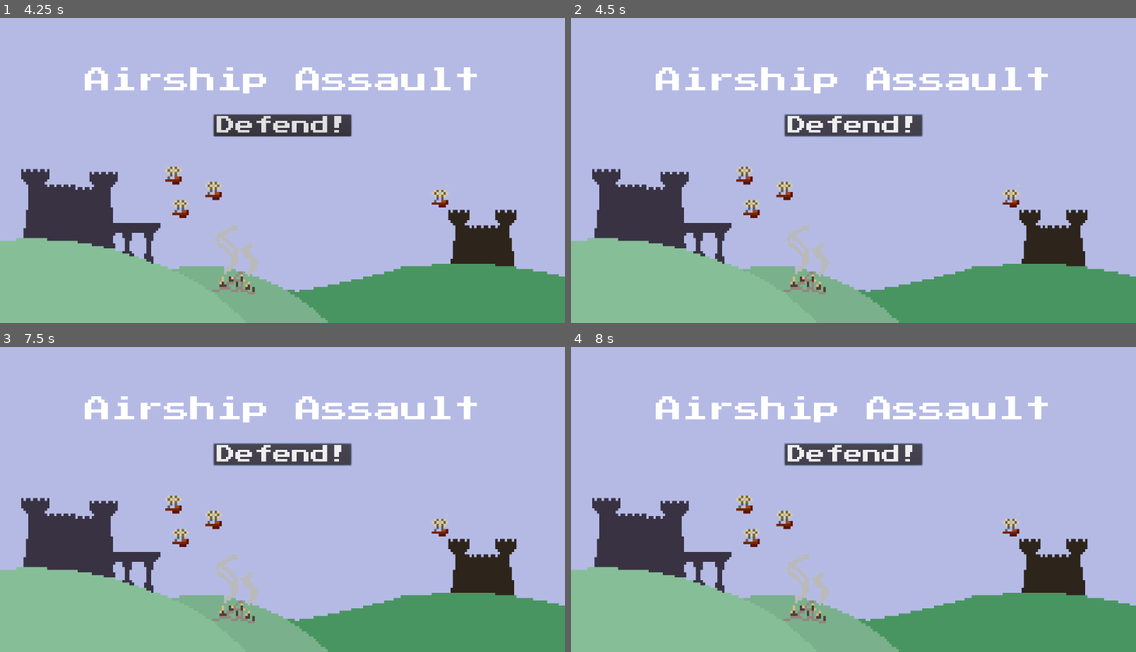
Above: before the commit, frames 1-4 (two rows, left to right).
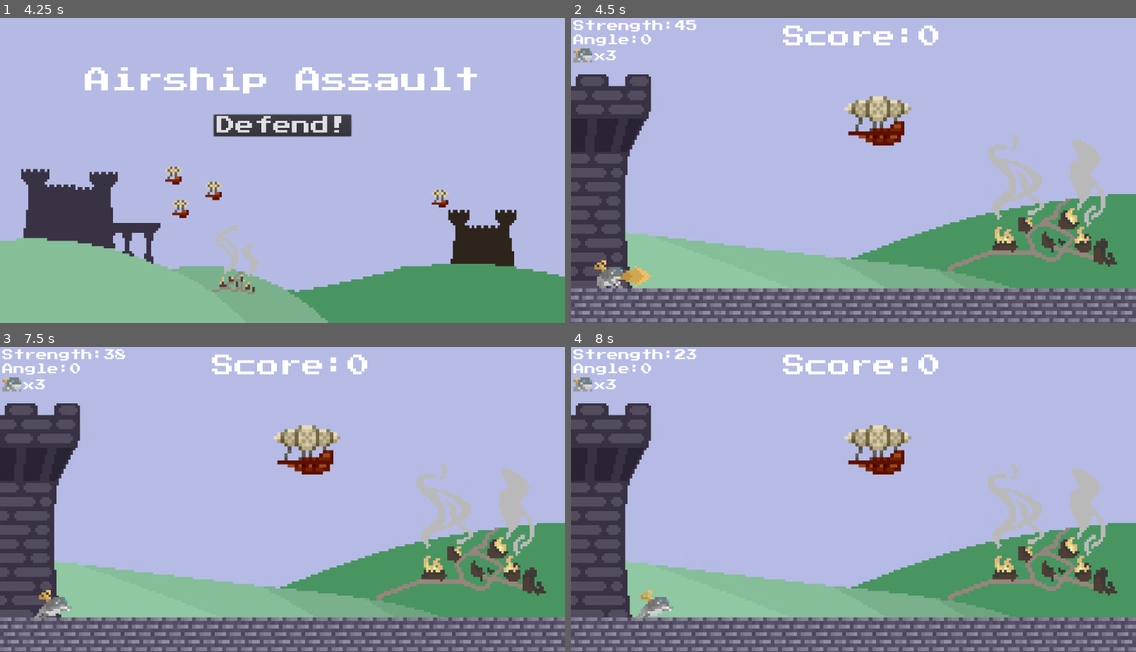
Above: after the commit, the same moments.

Repository: lthammond/CS315-P1-Airship_Assault
Game: Godot game, scene res://src/Title.tscn
Two runs of this game, one before a commit and one after it. Both use one fixed random seed, a clock stepped at 60 frames per second and the inputs below.
Inputs (mouse positions are in pixels of both pictures, inside the frame that each line leads up to):
- Up to frame 1 (4.25 s): hold Down (decrease_angle) 0.53-1.28 s; tap Left (decrease_strength) at 1.35 s; hold Up (increase_angle) 2.03-2.78 s; tap Right (increase_strength) at 2.85 s; tap Space (launch) at 3.6 s
- Up to frame 2 (4.5 s): click "Defend!" at 4.25 s
- Up to frame 3 (7.5 s): click (282, 453) at 5 s, where only the run before the commit has a clickable "Defend!"; click (282, 453) at 5.75 s, where only the run before the commit has a clickable "Defend!"; tap Enter at 6.5 s; tap Down (decrease_angle) at 6.6 s; tap Space (launch) at 7.25 s; hold Left (decrease_strength) from 7.28 s (still down)
- Up to frame 4 (8 s): keep holding Left (decrease_strength)

Frame 1 is identical in both runs. In frame 2, 41% of the frame differs, in the area x 0-100%, y 0-100%; in frame 3, 41%; in frame 4, 41%.

Commit message:
Fix issue with TileMap caused by deleting placeholder

Diff:
--- a/project/src/Level.tscn
+++ b/project/src/Level.tscn
@@ -1,41 +1,16 @@
-[gd_scene load_steps=20 format=2]
+[gd_scene load_steps=18 format=2]
 
 [ext_resource path="res://assets/LifeSprite.png" type="Texture" id=1]
-[ext_resource path="res://assets/placeholderTile.png" type="Texture" id=2]
 [ext_resource path="res://assets/background.jpg" type="Texture" id=3]
 [ext_resource path="res://assets/BrickTile.png" type="Texture" id=4]
 [ext_resource path="res://assets/PressStart2P-Regular.ttf" type="DynamicFontData" id=5]
 [ext_resource path="res://src/Level.gd" type="Script" id=6]
 [ext_resource path="res://assets/wall.png" type="Texture" id=7]
 
-[sub_resource type="ConvexPolygonShape2D" id=1]
+[sub_resource type="ConvexPolygonShape2D" id=10]
 points = PoolVector2Array( 64, 64, 0, 64, 0, 0, 64, 0 )
 
-[sub_resource type="ConvexPolygonShape2D" id=2]
-points = PoolVector2Array( 64, 64, 0, 64, 0, 0, 64, 0 )
-
-[sub_resource type="TileSet" id=3]
-0/name = "placeholderTile.png 0"
-0/texture = ExtResource( 2 )
-0/tex_offset = Vector2( 0, 0 )
-0/modulate = Color( 1, 1, 1, 1 )
-0/region = Rect2( 0, 0, 64, 64 )
-0/tile_mode = 0
-0/occluder_offset = Vector2( 0, 0 )
-0/navigation_offset = Vector2( 0, 0 )
-0/shape_offset = Vector2( 0, 0 )
-0/shape_transform = Transform2D( 1, 0, 0, 1, 0, 0 )
-0/shape = SubResource( 1 )
-0/shape_one_way = false
-0/shape_one_way_margin = 1.0
-0/shapes = [ {
-"autotile_coord": Vector2( 0, 0 ),
-"one_way": false,
-"one_way_margin": 1.0,
-"shape": SubResource( 1 ),
-"shape_transform": Transform2D( 1, 0, 0, 1, 0, 0 )
-} ]
-0/z_index = 0
+[sub_resource type="TileSet" id=11]
 1/name = "BrickTile.png 1"
 1/texture = ExtResource( 4 )
 1/tex_offset = Vector2( 0, 0 )
@@ -46,19 +21,19 @@
 1/navigation_offset = Vector2( 0, 0 )
 1/shape_offset = Vector2( 0, 0 )
 1/shape_transform = Transform2D( 1, 0, 0, 1, 0, 0 )
-1/shape = SubResource( 2 )
+1/shape = SubResource( 10 )
 1/shape_one_way = false
 1/shape_one_way_margin = 1.0
 1/shapes = [ {
 "autotile_coord": Vector2( 0, 0 ),
 "one_way": false,
 "one_way_margin": 1.0,
-"shape": SubResource( 2 ),
+"shape": SubResource( 10 ),
 "shape_transform": Transform2D( 1, 0, 0, 1, 0, 0 )
 } ]
 1/z_index = 0
 
-[sub_resource type="Animation" id=8]
+[sub_resource type="Animation" id=1]
 length = 2.0
 tracks/0/type = "value"
 tracks/0/path = NodePath("Wall:position")
@@ -73,19 +48,15 @@
 "values": [ Vector2( 607.997, 1054.14 ), Vector2( 607.997, 384.02 ) ]
 }
 
-[sub_resource type="DynamicFont" id=9]
+[sub_resource type="DynamicFont" id=2]
 size = 32
 font_data = ExtResource( 5 )
 
-[sub_resource type="InputEventAction" id=10]
+[sub_resource type="InputEventAction" id=3]
 action = "return_to_title_button_pressed"
 
-[sub_resource type="ShortCut" id=11]
-shortcut = SubResource( 10 )
-
-[sub_resource type="DynamicFont" id=4]
-size = 24
-font_data = ExtResource( 5 )
+[sub_resource type="ShortCut" id=4]
+shortcut = SubResource( 3 )
 
 [sub_resource type="DynamicFont" id=5]
 size = 24
@@ -96,10 +67,14 @@
 font_data = ExtResource( 5 )
 
 [sub_resource type="DynamicFont" id=7]
+size = 24
+font_data = ExtResource( 5 )
+
+[sub_resource type="DynamicFont" id=8]
 size = 48
 font_data = ExtResource( 5 )
 
-[sub_resource type="DynamicFont" id=12]
+[sub_resource type="DynamicFont" id=9]
 size = 96
 font_data = ExtResource( 5 )
 
@@ -107,7 +82,7 @@
 script = ExtResource( 6 )
 
 [node name="TileMap" type="TileMap" parent="."]
-tile_set = SubResource( 3 )
+tile_set = SubResource( 11 )
 format = 1
 tile_data = PoolIntArray( 589824, 1, 0, 589825, 1, 0, 589826, 1, 0, 589827, 1, 0, 589828, 1, 0, 589829, 1, 0, 589830, 1 …(439 unchanged characters)…
 
Not shown: 7 places in project/src/Level.tscn that only renumber resources
